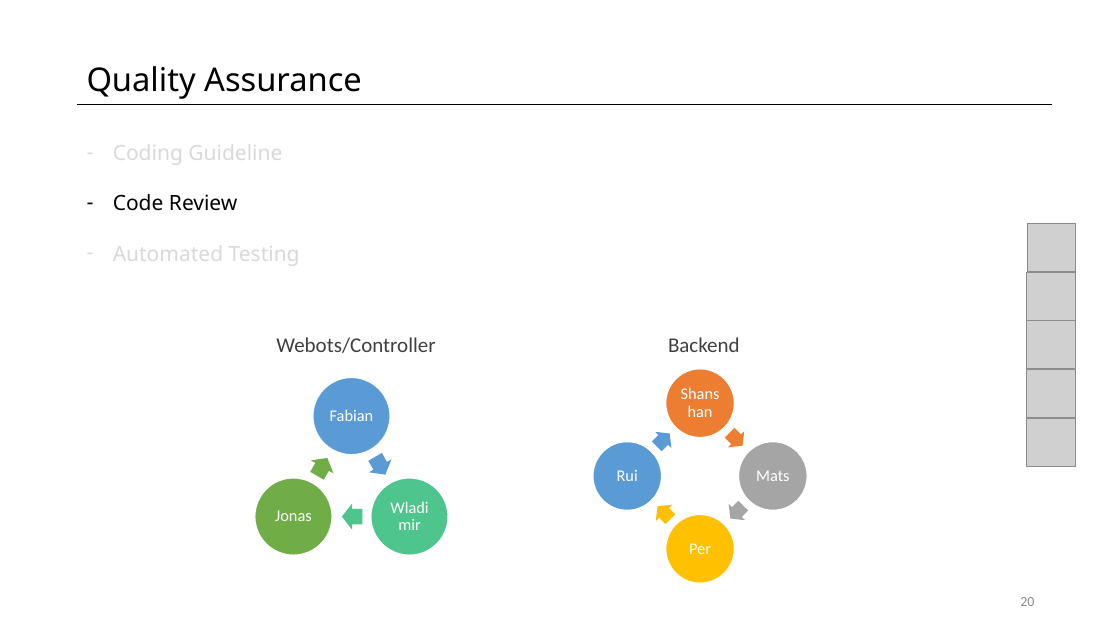
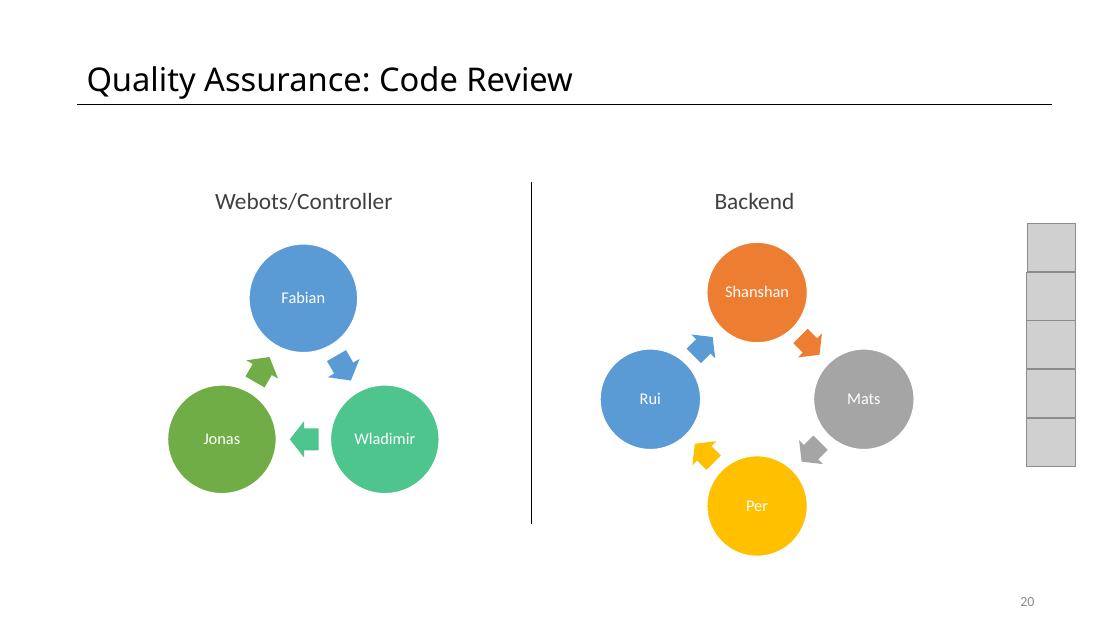
Before and after one commit to fpedd/ees-pees, a slide deck: slide 20 of orga/milestone_presentations/MP2.pptx. Drawn at 1120x630 pixels with LibreOffice and Linux fonts; fonts in the diff are those of the drawing; grey boxes stand for pictures. Boxes give left, top, right and bottom in pixels: in the first picture for what was removed or moved away, otherwise in the second. Text is boxed around its words. In the diff, an @@ line names an element or a change of style, - is before the commit and + after.

```diff
--- a/orga/milestone_presentations/MP2.pptx
+++ b/orga/milestone_presentations/MP2.pptx
@@ text at [87, 66, 572, 99]: text changed @@
-Quality Assurance
+Quality Assurance: Code Review
@@ text removed at [113, 138, 300, 268] @@
-– Coding Guideline
-– Code Review
-– Automated Testing
@@ text "Webots/Controller": place and size @@
-text "Webots/Controller" at [276, 337, 435, 353]
+text "Webots/Controller" at [215, 193, 392, 210]
@@ text "Webots/Controller" at [215, 193, 392, 210]: size 18 to 20 pt @@
@@ line added from (531, 181) to (531, 524), #000000 0.5 pt @@
@@ text "Backend" at [715, 193, 795, 209]: size 18 to 20 pt @@
@@ text "Backend": place and size @@
-text "Backend" at [668, 337, 740, 352]
+text "Backend" at [715, 193, 795, 209]
@@ ellipse: place and size @@
-ellipse at [313, 377, 391, 455]
+ellipse at [250, 244, 358, 352]
@@ text "Fabian": place and size @@
-text "Fabian" at [330, 409, 374, 421]
+text "Fabian" at [281, 291, 325, 303]
@@ ellipse added at [707, 242, 808, 343], fill #ED7D31, outline #FFFFFF 1 pt @@
@@ text "Shanshan" rewrapped from [676, 379, 725, 428] to [725, 285, 789, 297] @@
@@ right arrow: place and size @@
-right arrow at [649, 425, 679, 455]
+right arrow at [682, 325, 725, 368]
@@ right arrow: place and size @@
-right arrow at [721, 425, 751, 454]
+right arrow at [789, 324, 831, 367]
@@ right arrow added at [239, 348, 285, 391], fill #70AD47 @@
@@ right arrow: place and size @@
-right arrow at [364, 450, 397, 482]
+right arrow at [320, 346, 367, 390]
@@ ellipse: place and size @@
-ellipse at [593, 442, 662, 511]
+ellipse at [600, 350, 701, 450]
@@ ellipse: place and size @@
-ellipse at [739, 442, 807, 511]
+ellipse at [814, 350, 915, 450]
@@ ellipse: place and size @@
-ellipse at [255, 478, 332, 555]
+ellipse at [168, 385, 276, 493]
@@ ellipse: place and size @@
-ellipse at [371, 478, 449, 555]
+ellipse at [330, 385, 439, 493]
@@ text "Rui": place and size @@
-text "Rui" at [617, 470, 638, 481]
+text "Rui" at [640, 393, 661, 404]
@@ ellipse removed at [666, 369, 735, 438] @@
@@ text "Mats": place and size @@
-text "Mats" at [756, 471, 790, 481]
+text "Mats" at [847, 394, 881, 404]
@@ text "Jonas": place and size @@
-text "Jonas" at [275, 510, 312, 521]
+text "Jonas" at [204, 433, 241, 444]
@@ text "Wladimir" rewrapped from [382, 489, 437, 544] to [354, 432, 415, 444] @@
@@ right arrow at [290, 421, 318, 458]: fill #70AD47 to #4DC58D; rotation 300 to 180 degrees @@
@@ right arrow: place and size @@
-right arrow at [650, 499, 679, 528]
+right arrow at [684, 431, 726, 474]
@@ right arrow: place and size @@
-right arrow at [722, 498, 752, 527]
+right arrow at [790, 431, 833, 473]
@@ ellipse: place and size @@
-ellipse at [666, 515, 735, 584]
+ellipse at [707, 456, 808, 557]
@@ text "Per": place and size @@
-text "Per" at [689, 543, 711, 554]
+text "Per" at [746, 500, 768, 511]
@@ right arrow removed at [342, 503, 363, 529] @@
```
Also in this commit, not shown: 9 other slides changed.
